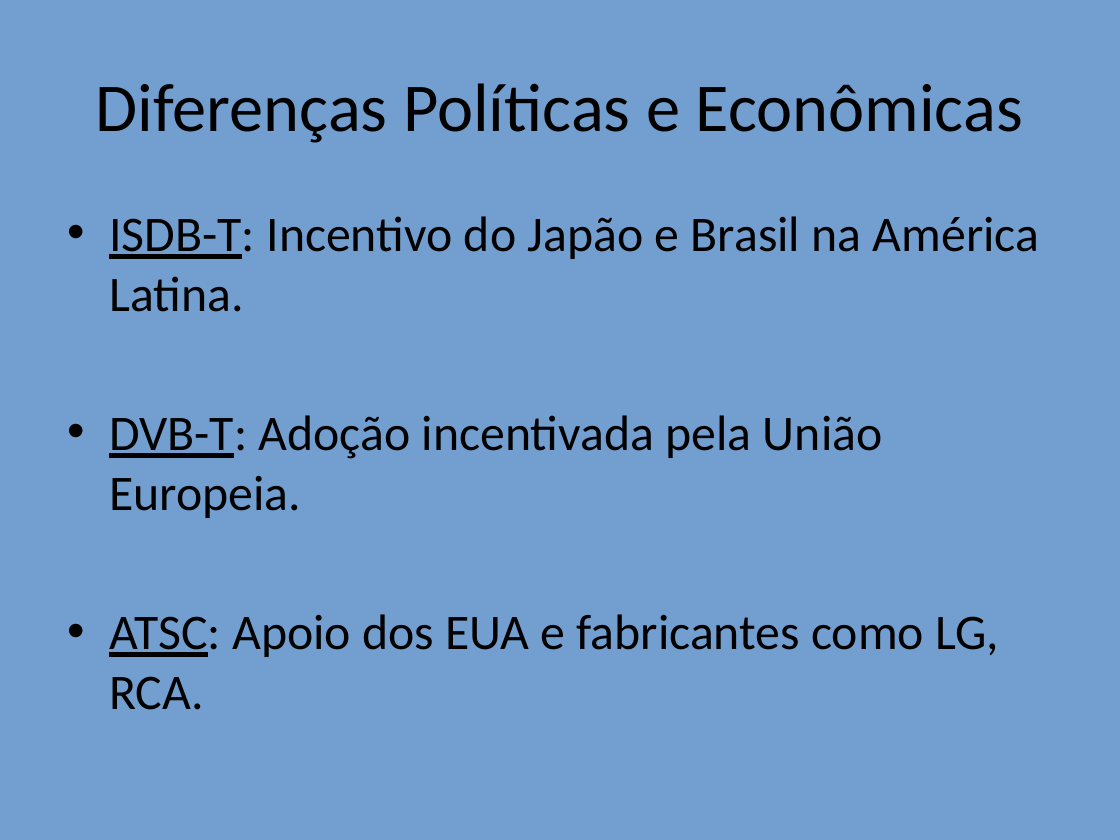
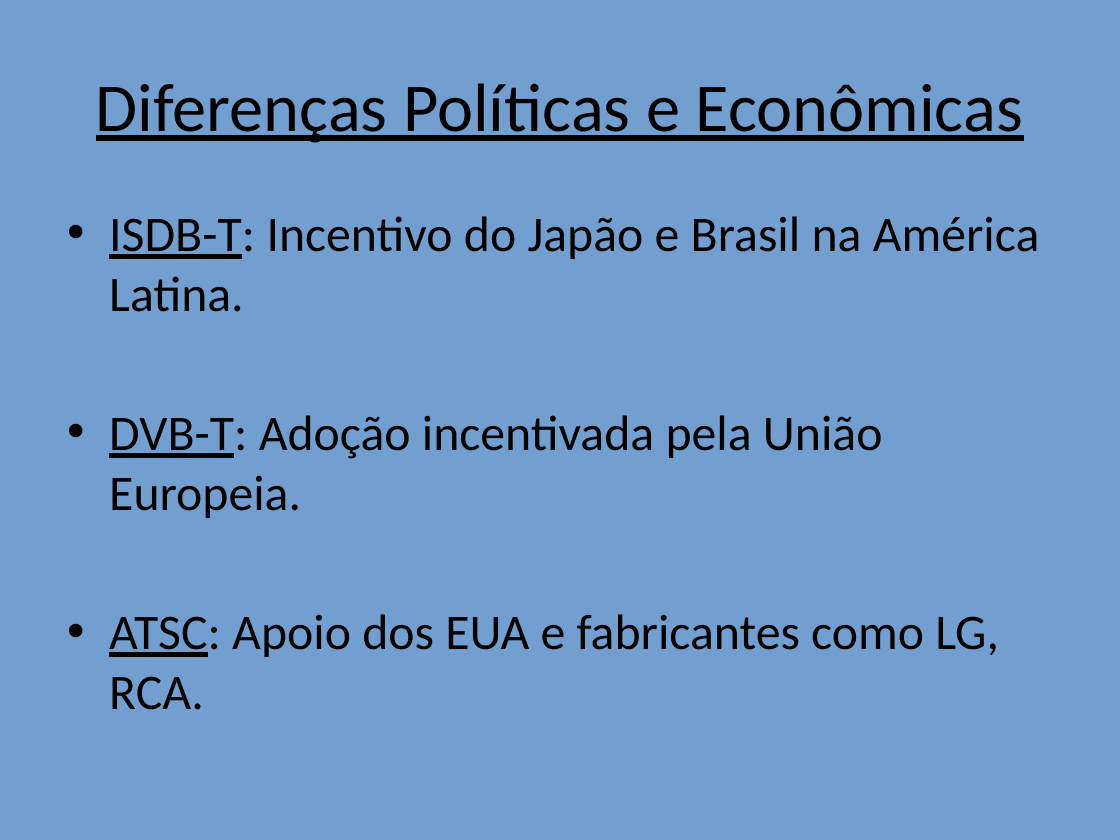
Before and after one commit to alenior/IFCE, a slide deck: slide 9 of P7/TV DIGITAL/Comparacao_TV_Digital_Com_Imagens.odp. Drawn at 1120x840 pixels with LibreOffice and Linux fonts; fonts in the diff are those of the drawing. Boxes give left, top, right and bottom in pixels: in the first picture for what was removed or moved away, otherwise in the second. Text is boxed around its words. In the diff, an @@ line names an element or a change of style, - is before the commit and + after.

```diff
--- a/P7/TV DIGITAL/Comparacao_TV_Digital_Com_Imagens.odp
+++ b/P7/TV DIGITAL/Comparacao_TV_Digital_Com_Imagens.odp
@@ title "Diferenças Políticas e Econômicas" at (x1=96, y1=83, x2=1023, y2=143): underline on @@
```
Also in this commit, not shown: 12 other slides changed, 1 slide added, 6 other files.
